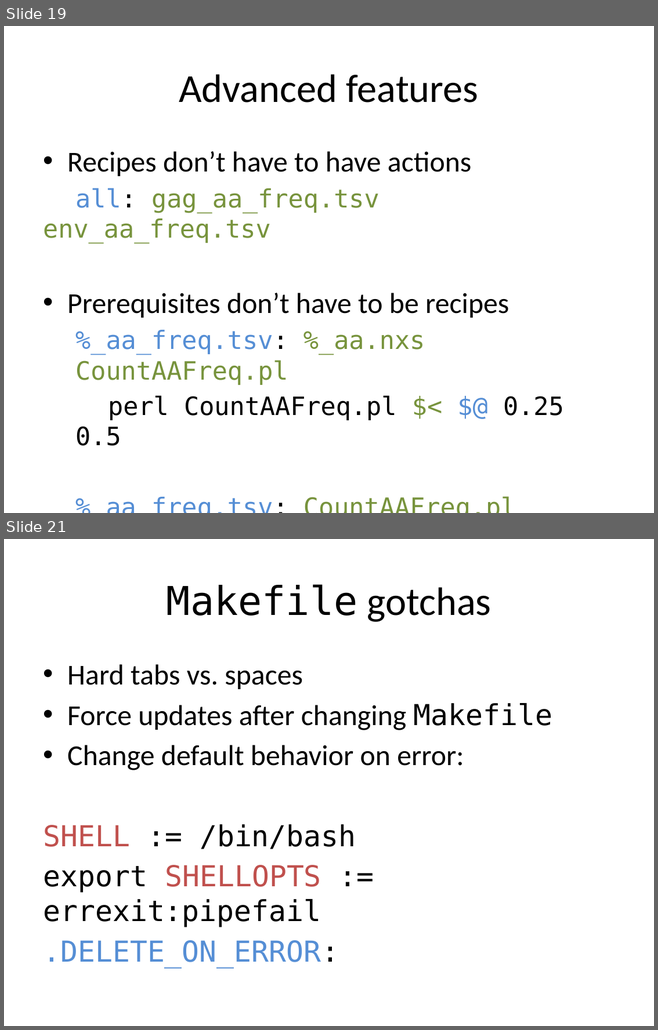
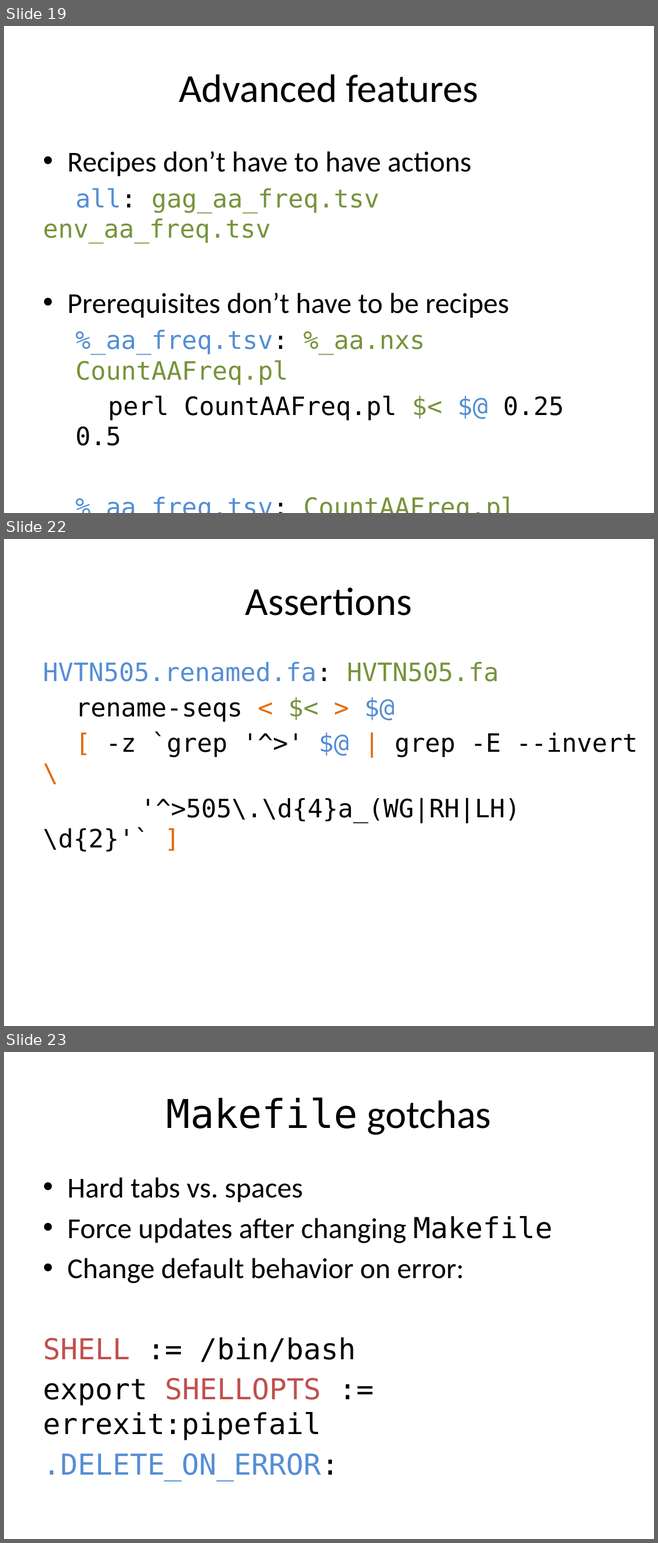
Before and after one commit to tsibley/Workflows-and-Parallel-Processing, a slide deck: CBG-2014-05-06.pptx. Shown one above the other, each under a label of ours: slides 19 and 21 before the commit, slides 19, 22 and 23 after it; the slides between them are not shown. The pictures are 658x1030 and 658x1543 pixels, drawn with LibreOffice and Linux fonts; fonts in the diff are those of the drawing. Boxes give left, top, right and bottom in pixels: in the first picture for what was removed or moved away, otherwise in the second. Text is boxed around its words. In the diff, an @@ line names an element or a change of style, - is before the commit and + after.

```diff
--- a/CBG-2014-05-06.pptx
+++ b/CBG-2014-05-06.pptx
@@ slide 22 added at (4,539,654,1026), background #FFFFFF @@
@@ title added at (245,587,412,616), 44 pt, text #000000 @@
+Assertions
@@ text added at (43,662,637,852), 28 pt, text #000000 @@
+HVTN505.renamed.fa: HVTN505.fa
+rename-seqs < $< > $@
+[ -z `grep '^>' $@ | grep -E --invert \
+'^>505\.\d{4}a_(WG|RH|LH)\d{2}'` ]
@@ what was slide 21 is now slide 23 @@
```
Also in this commit, not shown: 5 slides changed, 3 other slides added.
